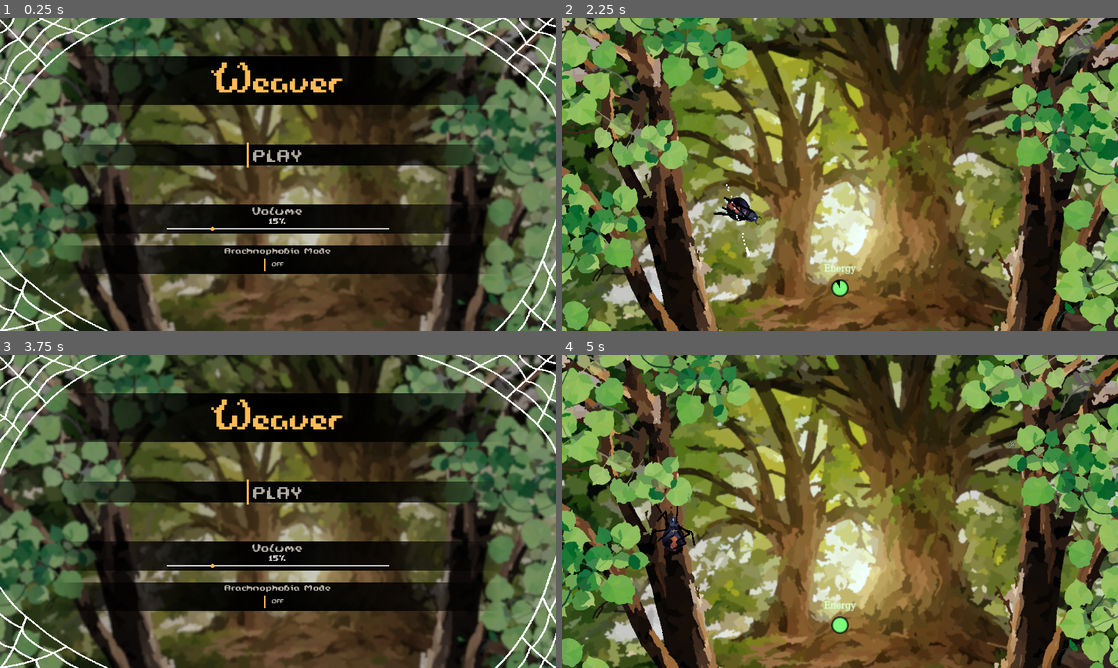
Above: before the commit, frames 1-4 (two rows, left to right).
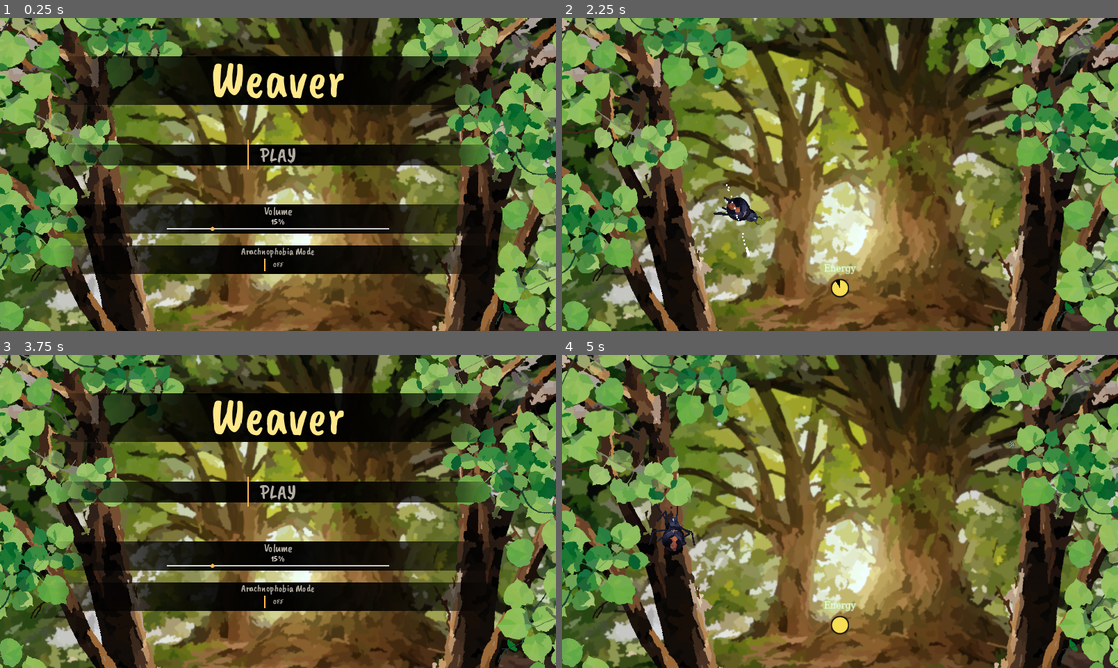
Above: after the commit, the same moments.

Repository: InRe-Dan/ld56
Game: Godot game, scene res://menus/main_menu.tscn
The game is run twice, just before and just after one commit, with the same random seed, the same clock (stepped at 60 frames per second) and the same inputs.
Inputs (mouse positions are in pixels of both pictures, inside the frame that each line leads up to):
- Up to frame 1 (0.25 s): no input
- Up to frame 2 (2.25 s): click "PLAY" at 0.5 s; move the mouse to (962, 158) at 1.27 s; hold D (move_right) 1.28-2.03 s; hold Right mouse button (destroy_web) 1.28-2.03 s; tap Space (jump) at 1.52 s; move the mouse to (728, 190) at 2.02 s; hold S (move_down) from 2.03 s (still down); click (728, 190) at 2.1 s
- Up to frame 3 (3.75 s): tap Space (jump) at 2.27 s; move the mouse to (333, 442) at 2.77 s; release S (move_down) at 2.78 s; hold D (move_right) 2.78-3.5 s; hold Right mouse button (destroy_web) 2.78-3.5 s; click "MENU" at 3.5 s
- Up to frame 4 (5 s): click "PLAY" at 4.25 s

The runs differ from the first frame. In frame 1, 63% of the frame differs, in the area x 0-100%, y 0-100%; in frame 2, 0.3%; in frame 3, 62%; in frame 4, 0.3%.

Commit message:
Adding Alex's menu/spider changes

Diff:
--- a/menus/game_ui.tscn
+++ b/menus/game_ui.tscn
@@ -13,7 +13,7 @@
 fill_from = Vector2(0.5, 0.5)
 
 [sub_resource type="Gradient" id="Gradient_rjkvd"]
-offsets = PackedFloat32Array(0.483871, 0.645161, 0.680645)
+offsets = PackedFloat32Array(0.582524, 0.653722, 0.76699)
 colors = PackedColorArray(0, 0, 0, 0, 0, 0, 0, 1, 0, 0, 0, 0)
 
 [sub_resource type="GradientTexture2D" id="GradientTexture2D_t8y6r"]
@@ -23,7 +23,7 @@
 
 [sub_resource type="Gradient" id="Gradient_6q31q"]
 offsets = PackedFloat32Array(0.645161, 0.680645)
-colors = PackedColorArray(0.5, 1, 0.5, 1, 0, 0, 0, 0)
+colors = PackedColorArray(0.97048, 0.872989, 0.336424, 1, 0, 0, 0, 0)
 
 [sub_resource type="GradientTexture2D" id="GradientTexture2D_37tsx"]
 gradient = SubResource("Gradient_6q31q")
@@ -80,6 +80,7 @@
 grow_horizontal = 2
 grow_vertical = 0
 step = 0.0
+value = 40.0
 fill_mode = 4
 texture_under = SubResource("GradientTexture2D_vif3w")
 texture_over = SubResource("GradientTexture2D_t8y6r")
--- a/menus/main_menu.tscn
+++ b/menus/main_menu.tscn
@@ -1,12 +1,89 @@
-[gd_scene load_steps=20 format=3 uid="uid://dya60mvgd2ntm"]
+[gd_scene load_steps=33 format=3 uid="uid://dya60mvgd2ntm"]
 
 [ext_resource type="Theme" uid="uid://hho5m4qd8ohe" path="res://resources/theme/main.tres" id="1_3evos"]
 [ext_resource type="Script" path="res://menus/main_menu.gd" id="2_y1f7y"]
-[ext_resource type="Texture2D" uid="uid://cyfy7gcikdkv5" path="res://assets/background_2.png" id="3_gcmmp"]
-[ext_resource type="FontFile" uid="uid://dtxv5fan8134q" path="res://resources/theme/fonts/Not Jam Signature 21.ttf" id="3_n74oo"]
-[ext_resource type="FontFile" uid="uid://b0gt7i5501rrl" path="res://resources/theme/fonts/NotJamScrawl12.ttf" id="4_s1286"]
+[ext_resource type="Texture2D" uid="uid://gukuv7yrrhqd" path="res://assets/background_icons/background.png" id="3_71okx"]
+[ext_resource type="Texture2D" uid="uid://vkbehguryo40" path="res://assets/background_icons/tree_branches.png" id="4_sw0q3"]
 [ext_resource type="Texture2D" uid="uid://bk08bwsv6oc7i" path="res://assets/web_border.png" id="4_x3dha"]
-[ext_resource type="FontFile" uid="uid://cirh71bjgndnf" path="res://resources/theme/fonts/NotJamScrawl9.ttf" id="5_nf1vp"]
+[ext_resource type="Shader" path="res://world/wind.gdshader" id="5_2g2wx"]
+[ext_resource type="Texture2D" uid="uid://da06dyhn5luhw" path="res://assets/background_icons/leaf1.png" id="6_i567e"]
+[ext_resource type="Texture2D" uid="uid://bvbuvch1rxf6e" path="res://assets/background_icons/leaf2.png" id="7_ypjsf"]
+[ext_resource type="Texture2D" uid="uid://cflssl2bbhkl0" path="res://assets/background_icons/leaf3.png" id="8_34vv8"]
+[ext_resource type="Texture2D" uid="uid://cq4sexdsflati" path="res://assets/background_icons/leaf4.png" id="9_xy084"]
+[ext_resource type="FontFile" uid="uid://da2p0ov55kinc" path="res://assets/fonts/CaveatBrush-Regular.ttf" id="11_50el4"]
+
+[sub_resource type="Curve" id="Curve_dpcxj"]
+_data = [Vector2(0.00946373, 0.0457968), 0.0, 0.0, 0, 0, Vector2(0.217666, 1), 0.0, 0.0, 0, 0, Vector2(0.769716, 1), 0.0, 0.0, 0, 0, Vector2(0.996845, 0), 0.0, 0.0, 0, 0]
+point_count = 4
+
+[sub_resource type="CurveTexture" id="CurveTexture_nwjmk"]
+curve = SubResource("Curve_dpcxj")
+
+[sub_resource type="ParticleProcessMaterial" id="ParticleProcessMaterial_3vt50"]
+emission_shape = 3
+emission_box_extents = Vector3(1280, 720, 1)
+angle_min = -269.0
+angle_max = 336.6
+gravity = Vector3(0, -5, 0)
+linear_accel_min = -32.47
+linear_accel_max = 14.0
+radial_accel_min = -57.61
+radial_accel_max = 80.0
+tangential_accel_min = -8.95
+tangential_accel_max = 3.55
+scale_min = 0.0
+scale_max = 5.0
+scale_curve = SubResource("CurveTexture_nwjmk")
+color = Color(0.9, 0.81675, 0.567, 0.768627)
+hue_variation_min = -0.09
+hue_variation_max = 0.05
+turbulence_enabled = true
+turbulence_noise_strength = 4.15
+
+[sub_resource type="Gradient" id="Gradient_qkkmx"]
+offsets = PackedFloat32Array(0, 0.0342679, 0.046729)
+colors = PackedColorArray(0.973943, 0.966453, 0.926597, 1, 0.987944, 0.984478, 0.966037, 0.462687, 1, 1, 1, 0)
+
+[sub_resource type="GradientTexture2D" id="GradientTexture2D_4yawm"]
+gradient = SubResource("Gradient_qkkmx")
+fill = 1
+fill_from = Vector2(0.547009, 0.482906)
+
+[sub_resource type="ShaderMaterial" id="ShaderMaterial_qg0s2"]
+shader = ExtResource("5_2g2wx")
+shader_parameter/x_intensity = 0.5
+shader_parameter/y_intensity = 2.0
+shader_parameter/offset = 2.0
+shader_parameter/speed = 1.0
+shader_parameter/wave_frequency = 20.0
+shader_parameter/wave_length = 200.0
+
+[sub_resource type="ShaderMaterial" id="ShaderMaterial_relij"]
+shader = ExtResource("5_2g2wx")
+shader_parameter/x_intensity = 3.0
+shader_parameter/y_intensity = 0.5
+shader_parameter/offset = 0.0
+shader_parameter/speed = 3.0
+shader_parameter/wave_frequency = 20.0
+shader_parameter/wave_length = 200.0
+
+[sub_resource type="ShaderMaterial" id="ShaderMaterial_ojhrl"]
+shader = ExtResource("5_2g2wx")
+shader_parameter/x_intensity = 3.0
+shader_parameter/y_intensity = 1.5
+shader_parameter/offset = 0.2
+shader_parameter/speed = 0.9
+shader_parameter/wave_frequency = 20.0
+shader_parameter/wave_length = 200.0
+
+[sub_resource type="ShaderMaterial" id="ShaderMaterial_4ufi3"]
+shader = ExtResource("5_2g2wx")
+shader_parameter/x_intensity = 2.5
+shader_parameter/y_intensity = 0.5
+shader_parameter/offset = 0.5
+shader_parameter/speed = 2.0
+shader_parameter/wave_frequency = 20.0
+shader_parameter/wave_length = 200.0
 
 [sub_resource type="Gradient" id="Gradient_23x0y"]
 offsets = PackedFloat32Array(0.1, 0.166667, 0.333333, 0.5, 0.666667, 0.833333, 0.9)
@@ -92,12 +169,64 @@
 theme = ExtResource("1_3evos")
 script = ExtResource("2_y1f7y")
 
-[node name="Backdrop" type="TextureRect" parent="."]
-modulate = Color(0.8, 0.8, 0.8, 1)
-layout_mode = 0
-offset_right = 721.0
-offset_bottom = 540.0
-texture = ExtResource("3_gcmmp")
+[node name="Background" type="Node2D" parent="."]
+
+[node name="BackgroundImage" type="Sprite2D" parent="Background"]
+unique_name_in_owner = true
+position = Vector2(960, 540)
+scale = Vector2(1.1, 1.1)
+texture = ExtResource("3_71okx")
+
+[node name="Border" type="TextureRect" parent="Background"]
+visible = false
+anchors_preset = 15
+anchor_right = 1.0
+anchor_bottom = 1.0
+offset_right = 1920.0
+offset_bottom = 1080.0
+grow_horizontal = 2
+grow_vertical = 2
+mouse_filter = 2
+texture = ExtResource("4_x3dha")
+
+[node name="GPUParticles2D" type="GPUParticles2D" parent="Background"]
+position = Vector2(898, 528)
+amount = 500
+process_material = SubResource("ParticleProcessMaterial_3vt50")
+texture = SubResource("GradientTexture2D_4yawm")
+lifetime = 10.0
+
+[node name="TreeBranches" type="Sprite2D" parent="Background"]
+unique_name_in_owner = true
+position = Vector2(965, 541)
+scale = Vector2(1.067, 1.067)
+texture = ExtResource("4_sw0q3")
+
+[node name="Foreground" type="Node2D" parent="."]
+
+[node name="Leaf1" type="Sprite2D" parent="Foreground"]
+material = SubResource("ShaderMaterial_qg0s2")
+position = Vector2(965, 541)
+scale = Vector2(1.067, 1.067)
+texture = ExtResource("6_i567e")
+
+[node name="Leaf2" type="Sprite2D" parent="Foreground"]
+material = SubResource("ShaderMaterial_relij")
+position = Vector2(965, 541)
+scale = Vector2(1.067, 1.067)
+texture = ExtResource("7_ypjsf")
+
+[node name="Leaf3" type="Sprite2D" parent="Foreground"]
+material = SubResource("ShaderMaterial_ojhrl")
+position = Vector2(965, 541)
+scale = Vector2(1.067, 1.067)
+texture = ExtResource("8_34vv8")
+
+[node name="Leaf4" type="Sprite2D" parent="Foreground"]
+material = SubResource("ShaderMaterial_4ufi3")
+position = Vector2(965, 541)
+scale = Vector2(1.067, 1.067)
+texture = ExtResource("9_xy084")
 
 [node name="VBoxContainer" type="VBoxContainer" parent="."]
 layout_mode = 1
@@ -121,11 +250,13 @@
 anchors_preset = 15
 anchor_right = 1.0
 anchor_bottom = 1.0
-grow_horizontal = 2
-grow_vertical = 2
-theme_override_colors/font_color = Color(1, 0.732, 0.33, 1)
-theme_override_fonts/font = ExtResource("3_n74oo")
-theme_override_font_sizes/font_size = 189
+offset_top = -36.5
+offset_bottom = 22.5
+grow_horizontal = 2
+grow_vertical = 2
+theme_override_colors/font_color = Color(1, 0.908, 0.54, 1)
+theme_override_fonts/font = ExtResource("11_50el4")
+theme_override_font_sizes/font_size = 180
 text = "Weaver"
 horizontal_alignment = 1
 
@@ -156,7 +287,7 @@
 theme_override_colors/font_hover_color = Color(0.85, 0.835833, 0.8075, 1)
 theme_override_colors/font_pressed_color = Color(1, 1, 1, 1)
 theme_override_colors/font_color = Color(0.7, 0.676667, 0.63, 1)
-theme_override_fonts/font = ExtResource("4_s1286")
+theme_override_fonts/font = ExtResource("11_50el4")
 theme_override_font_sizes/font_size = 72
 theme_override_styles/hover = SubResource("StyleBoxLine_syjvi")
 theme_override_styles/pressed = SubResource("StyleBoxLine_yuu4k")
@@ -176,11 +307,12 @@
 layout_mode = 1
 anchors_preset = 10
 anchor_right = 1.0
-offset_bottom = 12.0
+offset_top = -11.0
+offset_bottom = 59.0
 grow_horizontal = 2
 theme_override_colors/font_color = Color(0.701961, 0.678431, 0.631373, 1)
-theme_override_fonts/font = ExtResource("5_nf1vp")
-theme_override_font_sizes/font_size = 36
+theme_override_fonts/font = ExtResource("11_50el4")
+theme_override_font_sizes/font_size = 39
 theme_override_styles/normal = SubResource("StyleBoxEmpty_y6ydl")
 text = "Volume"
 horizontal_alignment = 1
@@ -199,8 +331,8 @@
 grow_horizontal = 2
 grow_vertical = 2
 theme_override_colors/font_color = Color(0.85098, 0.835294, 0.807843, 1)
-theme_override_fonts/font = ExtResource("5_nf1vp")
-theme_override_font_sizes/font_size = 27
+theme_override_fonts/font = ExtResource("11_50el4")
+theme_override_font_sizes/font_size = 31
 theme_override_styles/normal = SubResource("StyleBoxEmpty_jotcp")
 text = "20%"
 horizontal_alignment = 1
@@ -235,11 +367,12 @@
 layout_mode = 1
 anchors_preset = 10
 anchor_right = 1.0
-offset_bottom = 12.0
+offset_top = -10.0
+offset_bottom = 53.0
 grow_horizontal = 2
 theme_override_colors/font_color = Color(0.701961, 0.678431, 0.631373, 1)
-theme_override_fonts/font = ExtResource("5_nf1vp")
-theme_override_font_sizes/font_size = 27
+theme_override_fonts/font = ExtResource("11_50el4")
+theme_override_font_sizes/font_size = 35
 theme_override_styles/normal = SubResource("StyleBoxEmpty_y6ydl")
 text = "Arachnophobia Mode"
 horizontal_alignment = 1
@@ -262,23 +395,13 @@
 theme_override_colors/font_hover_color = Color(0.85, 0.835833, 0.8075, 1)
 theme_override_colors/font_pressed_color = Color(1, 1, 1, 1)
 theme_override_colors/font_color = Color(0.7, 0.676667, 0.63, 1)
-theme_override_fonts/font = ExtResource("5_nf1vp")
-theme_override_font_sizes/font_size = 18
+theme_override_fonts/font = ExtResource("11_50el4")
+theme_override_font_sizes/font_size = 25
 theme_override_styles/hover = SubResource("StyleBoxLine_syjvi")
 theme_override_styles/pressed = SubResource("StyleBoxLine_yuu4k")
 theme_override_styles/normal = SubResource("StyleBoxLine_kdcgq")
 text = "Off"
 
-[node name="Border" type="TextureRect" parent="."]
-layout_mode = 1
-anchors_preset = 15
-anchor_right = 1.0
-anchor_bottom = 1.0
-grow_horizontal = 2
-grow_vertical = 2
-mouse_filter = 2
-texture = ExtResource("4_x3dha")
-
 [connection signal="pressed" from="VBoxContainer/PlayButton/PlayButton" to="." method="_on_play_button_pressed"]
 [connection signal="value_changed" from="VBoxContainer/VolumeSlider/Volume" to="." method="_on_volume_value_changed"]
 [connection signal="pressed" from="VBoxContainer/ArachnophobiaMode/PhobiaButton" to="." method="_on_phobia_button_pressed"]
--- a/spider/spider.tscn
+++ b/spider/spider.tscn
@@ -13,17 +13,6 @@
 
 [sub_resource type="CircleShape2D" id="CircleShape2D_ra4ms"]
 radius = 20.0
-
-[sub_resource type="Gradient" id="Gradient_b7iuv"]
-offsets = PackedFloat32Array(0, 0.59375, 0.6, 0.996875)
-colors = PackedColorArray(0, 0, 0, 1, 0, 0, 0, 1, 0, 0, 0, 0, 0, 0, 0, 0)
-
-[sub_resource type="GradientTexture2D" id="GradientTexture2D_jljql"]
-gradient = SubResource("Gradient_b7iuv")
-width = 48
-height = 48
-fill = 1
-fill_from = Vector2(0.5, 0.5)
 
 [sub_resource type="CircleShape2D" id="CircleShape2D_cslph"]
 
@@ -157,15 +146,6 @@
 position = Vector2(-1, 5)
 shape = SubResource("CircleShape2D_ra4ms")
 
-[node name="Head" type="Sprite2D" parent="."]
-position = Vector2(0, -16)
-texture = SubResource("GradientTexture2D_jljql")
-
-[node name="Body" type="Sprite2D" parent="."]
-position = Vector2(-9.53674e-07, -9.53674e-07)
-scale = Vector2(0.389121, 0.389121)
-texture = ExtResource("5_gjbyk")
-
 [node name="CollisionShape2D" type="CollisionShape2D" parent="."]
 shape = SubResource("CircleShape2D_cslph")
 
@@ -338,7 +318,7 @@
 position = Vector2(-0.107306, -0.459028)
 points = PackedVector2Array(0, 0, 17.0987, 1.54576)
 width = 2.0
-default_color = Color(0, 0, 0, 1)
+default_color = Color(0.0980392, 0.105882, 0.176471, 1)
 end_cap_mode = 2
 
 [node name="Bone2D2" type="Bone2D" parent="Legs/Skeleton2D/R1"]
@@ -352,7 +332,7 @@
 position = Vector2(-6.54321, 6.80228)
 points = PackedVector2Array(6.5686, -6.71891, 20.8442, -0.685163)
 width = 2.0
-default_color = Color(0, 0, 0, 1)
+default_color = Color(0.0980392, 0.105882, 0.176471, 1)
 begin_cap_mode = 2
 
 [node name="R2" type="Bone2D" parent="Legs/Skeleton2D"]
@@ -366,7 +346,7 @@
 position = Vector2(-0.107306, -0.459028)
 points = PackedVector2Array(0, 0, 17.0107, 1.48451)
 width = 2.0
-default_color = Color(0, 0, 0, 1)
+default_color = Color(0.0980392, 0.105882, 0.176471, 1)
 
 [node name="Bone2D2" type="Bone2D" parent="Legs/Skeleton2D/R2"]
 position = Vector2(17, 1)
@@ -379,7 +359,7 @@
 position = Vector2(-6.54321, 6.80228)
 points = PackedVector2Array(6.50004, -6.25544, 12.2753, 8.00909)
 width = 2.0
-default_color = Color(0, 0, 0, 1)
+default_color = Color(0.0980392, 0.105882, 0.176471, 1)
 
 [node name="R3" type="Bone2D" parent="Legs/Skeleton2D"]
 position = Vector2(17, -15)
@@ -392,7 +372,7 @@
 position = Vector2(-0.107306, -0.459028)
 points = PackedVector2Array(0, 0, 16.9678, 1.59083)
 width = 2.0
-default_color = Color(0, 0, 0, 1)
+default_color = Color(0.0980392, 0.105882, 0.176471, 1)
 
 [node name="Bone2D2" type="Bone2D" parent="Legs/Skeleton2D/R3"]
 position = Vector2(17, 1)
@@ -405,7 +385,7 @@
 position = Vector2(-6.54321, 6.80228)
 points = PackedVector2Array(6.84407, -6.47482, 22.1916, -5.72323)
 width = 2.0
-default_color = Color(0, 0, 0, 1)
+default_color = Color(0.0980392, 0.105882, 0.176471, 1)
 
 [node name="R4" type="Bone2D" parent="Legs/Skeleton2D"]
 position = Vector2(15, -2)
@@ -418,7 +398,7 @@
 position = Vector2(-0.107306, -0.459028)
 points = PackedVector2Array(0, 0, 2.86277, 0.220215, 17.0889, 1.73454)
 width = 2.0
-default_color = Color(0, 0, 0, 1)
+default_color = Color(0.0980392, 0.105882, 0.176471, 1)
 
 [node name="Bone2D2" type="Bone2D" parent="Legs/Skeleton2D/R4"]
 position = Vector2(17, 1)
@@ -429,7 +409,7 @@
 position = Vector2(-6.54321, 6.80228)
 points = PackedVector2Array(6.28714, -6.76053, 23.0195, -7.13297)
 width = 2.0
-default_color = Color(0, 0, 0, 1)
+default_color = Color(0.0980392, 0.105882, 0.176471, 1)
 
 [node name="L1" type="Bone2D" parent="Legs/Skeleton2D"]
 position = Vector2(-16, -28)
@@ -442,7 +422,7 @@
 position = Vector2(-0.107306, -0.459028)
 scale = Vector2(0.553522, 0.171015)
 points = PackedVector2Array(0, 0, 2.86277, 0.220215, 7.60832, 0.585266, 30.5221, 10.876)
-default_color = Color(0, 0, 0, 1)
+default_color = Color(0.0980392, 0.105882, 0.176471, 1)
 
 [node name="Bone2D2" type="Bone2D" parent="Legs/Skeleton2D/L1"]
 position = Vector2(17, 1)
@@ -455,7 +435,7 @@
 position = Vector2(-4.90957, -8.55546)
 points = PackedVector2Array(3.49494, -6.43739, 4.86101, 8.41524)
 width = 2.0
-default_color = Color(0, 0, 0, 1)
+default_color = Color(0.0980392, 0.105882, 0.176471, 1)
 
 [node name="L2" type="Bone2D" parent="Legs/Skeleton2D"]
 position = Vector2(-19, -21)
@@ -468,7 +448,7 @@
 position = Vector2(-0.107306, -0.459028)
 points = PackedVector2Array(0, 0, 2.86277, 0.220215, 16.9412, 1.09061)
 width = 2.0
-default_color = Color(0, 0, 0, 1)
+default_color = Color(0.0980392, 0.105882, 0.176471, 1)
 
 [node name="Bone2D2" type="Bone2D" parent="Legs/Skeleton2D/L2"]
 position = Vector2(17, 1)
@@ -481,7 +461,7 @@
 position = Vector2(-3.86452, 6.48502)
 points = PackedVector2Array(4.35825, -6.30134, 2.38333, -21.8681)
 width = 2.0
-default_color = Color(0, 0, 0, 1)
+default_color = Color(0.0980392, 0.105882, 0.176471, 1)
 
 [node name="L3" type="Bone2D" parent="Legs/Skeleton2D"]
 position = Vector2(-19, -11)
@@ -494,7 +474,7 @@
 position = Vector2(-0.107306, -0.459028)
 scale = Vector2(0.553522, 0.171015)
 points = PackedVector2Array(0, 0, 2.86277, 0.220215, 7.60832, 0.585266, 30.5221, 10.876)
-default_color = Color(0, 0, 0, 1)
+default_color = Color(0.0980392, 0.105882, 0.176471, 1)
 
 [node name="Bone2D2" type="Bone2D" parent="Legs/Skeleton2D/L3"]
 position = Vector2(17, 1)
@@ -507,7 +487,7 @@
 position = Vector2(-3.86452, 6.48502)
 points = PackedVector2Array(4.09887, -6.41423, 2.72718, -21.8598)
 width = 2.0
-default_color = Color(0, 0, 0, 1)
+default_color = Color(0.0980392, 0.105882, 0.176471, 1)
 
 [node name="L4" type="Bone2D" parent="Legs/Skeleton2D"]
 position = Vector2(-15, -2)
@@ -520,7 +500,7 @@
 position = Vector2(-0.107306, -0.459028)
 scale = Vector2(0.553522, 0.171015)
 points = PackedVector2Array(0, 0, 2.86277, 0.220215, 7.60832, 0.585266, 30.5221, 10.876)
-default_color = Color(0, 0, 0, 1)
+default_color = Color(0.0980392, 0.105882, 0.176471, 1)
 
 [node name="Bone2D2" type="Bone2D" parent="Legs/Skeleton2D/L4"]
 position = Vector2(17, 1)
@@ -533,7 +513,13 @@
 position = Vector2(-3.86452, 6.48502)
 points = PackedVector2Array(3.80493, -6.55391, 2.25205, -22.3137)
 width = 2.0
+default_color = Color(0.0980392, 0.105882, 0.176471, 1)
 texture = SubResource("AtlasTexture_vvbcn")
+
+[node name="Body" type="Sprite2D" parent="Legs"]
+position = Vector2(-9.53674e-07, -9.53674e-07)
+scale = Vector2(0.389121, 0.389121)
+texture = ExtResource("5_gjbyk")
 
 [connection signal="area_entered" from="Mouth" to="." method="_on_mouth_area_entered"]
 
Binary file added: assets/fonts/CaveatBrush-Regular.ttf
Not shown, added: assets/fonts/CaveatBrush-Regular.ttf.import
Not shown: 1 places in spider/spider.tscn that only renumber resources
